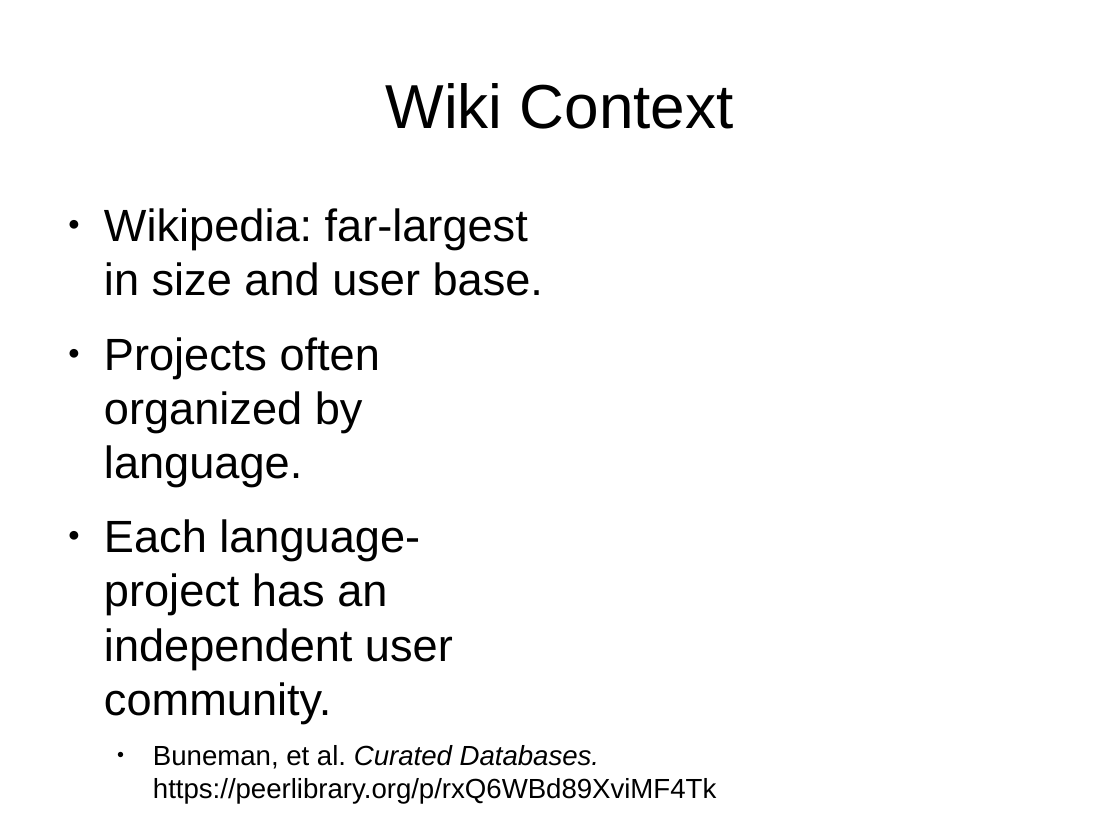
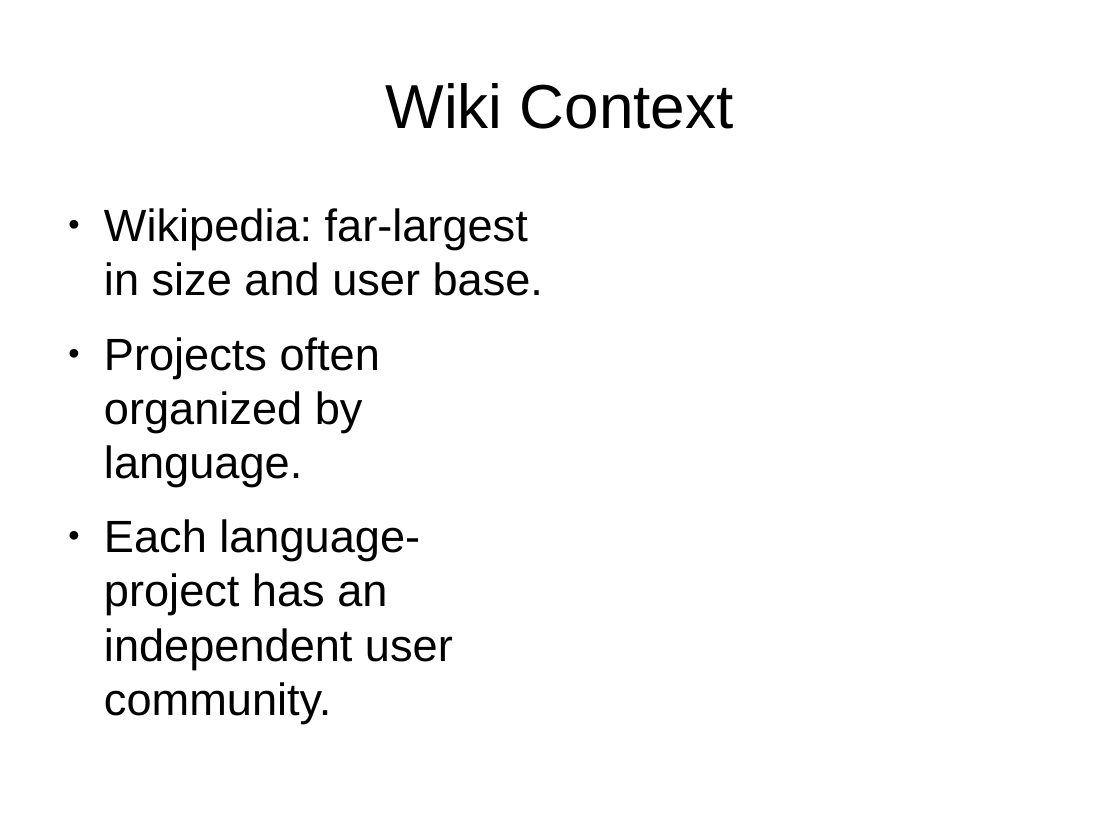
Before and after one commit to wpoa/OA-signalling, a slide deck: slide 4 of csvconf/csvconf_data-hacking_with_wikimedia_projects.odp (slide 5 before the commit). Drawn at 1120x840 pixels with LibreOffice and Linux fonts; fonts in the diff are those of the drawing. Boxes give left, top, right and bottom in pixels: in the first picture for what was removed or moved away, otherwise in the second. Text is boxed around its words. In the diff, an @@ line names an element or a change of style, - is before the commit and + after.

```diff
--- a/csvconf/csvconf_data-hacking_with_wikimedia_projects.odp
+++ b/csvconf/csvconf_data-hacking_with_wikimedia_projects.odp
@@ text removed at box(153, 745, 716, 804) @@
-● Buneman, et al. Curated Databases. https://peerlibrary.org/p/rxQ6WBd89XviMF4Tk
```
Also in this commit, not shown: 5 other slides changed, 3 slides added, 9 slides removed.
